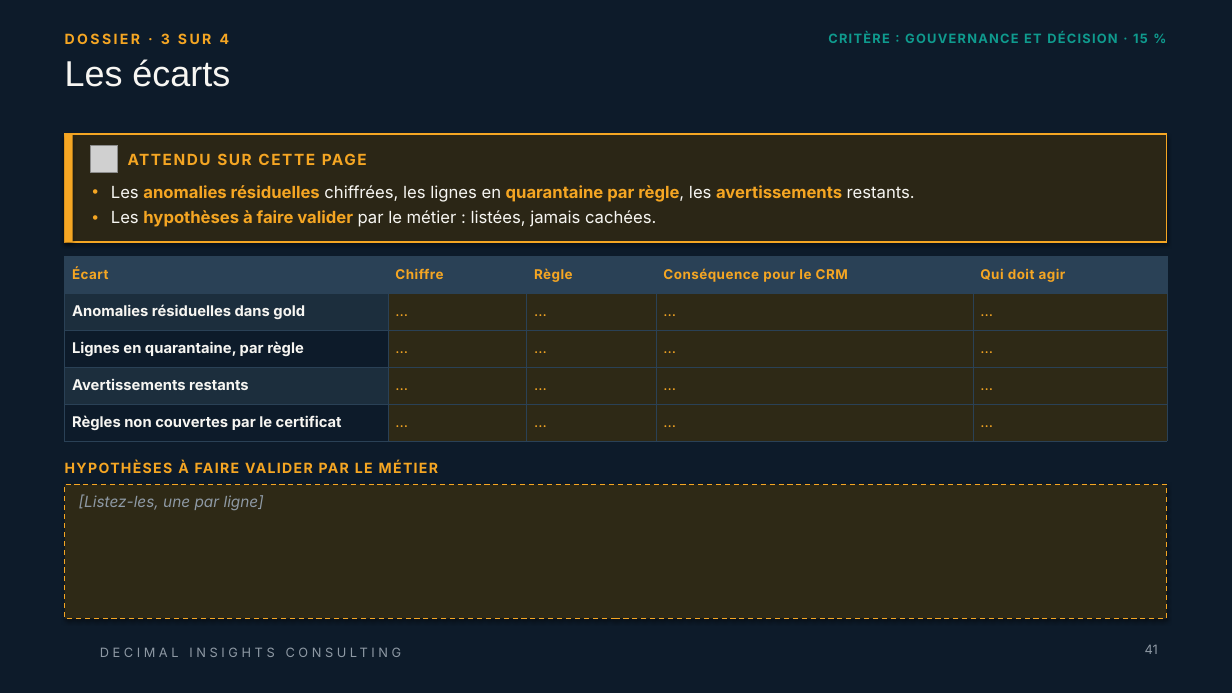
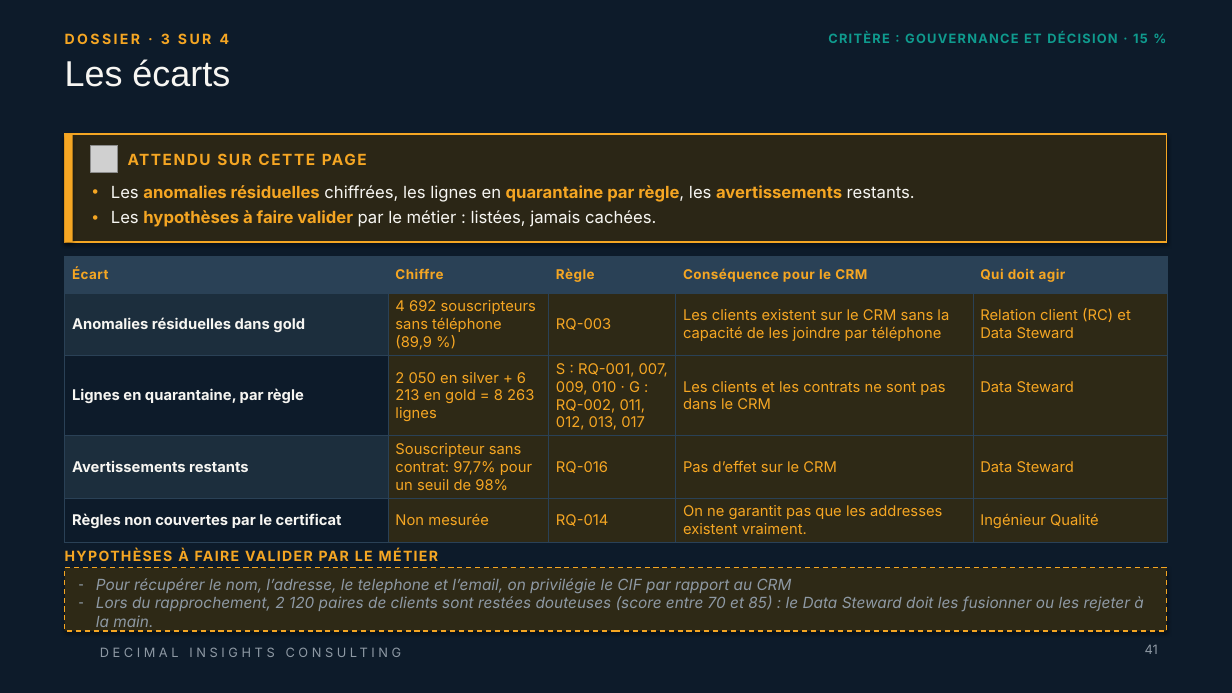
Before and after one commit to 0TRDavid/td-qualite-g00, a slide deck: slide 41 of livrables/Livrable_Groupe_TD_AssurConnect.pptx. Drawn at 1232x693 pixels with LibreOffice and Linux fonts; fonts in the diff are those of the drawing; grey boxes stand for pictures; background and template pictures are left out. Boxes give left, top, right and bottom in pixels: in the first picture for what was removed or moved away, otherwise in the second. Text is boxed around its words. In the diff, an @@ line names an element or a change of style, - is before the commit and + after.

```diff
--- a/livrables/Livrable_Groupe_TD_AssurConnect.pptx
+++ b/livrables/Livrable_Groupe_TD_AssurConnect.pptx
@@ table at bbox=[65, 256, 1168, 538] @@
-row 2: Anomalies résiduelles dans gold | … | … | … | …
+row 2: Anomalies résiduelles dans gold | 4 692 souscripteurs sans téléphone (89,9 %) | RQ-003 | Les clients existent sur le CRM sans la capacité de les joindre par téléphone | Relation client (RC) et Data Steward
-row 3: Lignes en quarantaine, par règle | … | … | … | …
+row 3: Lignes en quarantaine, par règle | 2 050 en silver + 6 213 en gold = 8 263 lignes | S : RQ-001, 007, 009, 010 · G : RQ-002, 011, 012, 013, 017 | Les clients et les contrats ne sont pas dans le CRM | Data Steward
-row 4: Avertissements restants | … | … | … | …
+row 4: Avertissements restants | Souscripteur sans contrat: 97,7% pour un seuil de 98% | RQ-016 | Pas d’effet sur le CRM | Data Steward
-row 5: Règles non couvertes par le certificat | … | … | … | …
+row 5: Règles non couvertes par le certificat | Non mesurée | RQ-014 | On ne garantit pas que les addresses existent vraiment. | Ingénieur Qualité
@@ text "HYPOTHÈSES À FAIRE VALIDER PAR ...": place and size @@
-text "HYPOTHÈSES À FAIRE VALIDER PAR ..." at bbox=[65, 461, 438, 473]
+text "HYPOTHÈSES À FAIRE VALIDER PAR ..." at bbox=[65, 549, 438, 561]
@@ rectangle "Pour récupérer le nom, l’adresse, ...": place and size @@
-rectangle "Pour récupérer le nom, l’adresse, ..." at bbox=[65, 484, 1167, 619]
+rectangle "Pour récupérer le nom, l’adresse, ..." at bbox=[65, 567, 1167, 631]
@@ text in rectangle at bbox=[96, 578, 1143, 631]: text changed @@
-[Listez-les, une par ligne]
+– Pour récupérer le nom, l’adresse, le telephone et l’email, on privilégie le CIF par rapport au CRM
+– Lors du rapprochement, 2 120 paires de clients sont restées douteuses (score entre 70 et 85) : le Data Steward doit les fusionner ou les rejeter à la main.
```
Also in this commit, not shown: 29 other slides changed, 1 slide added.
